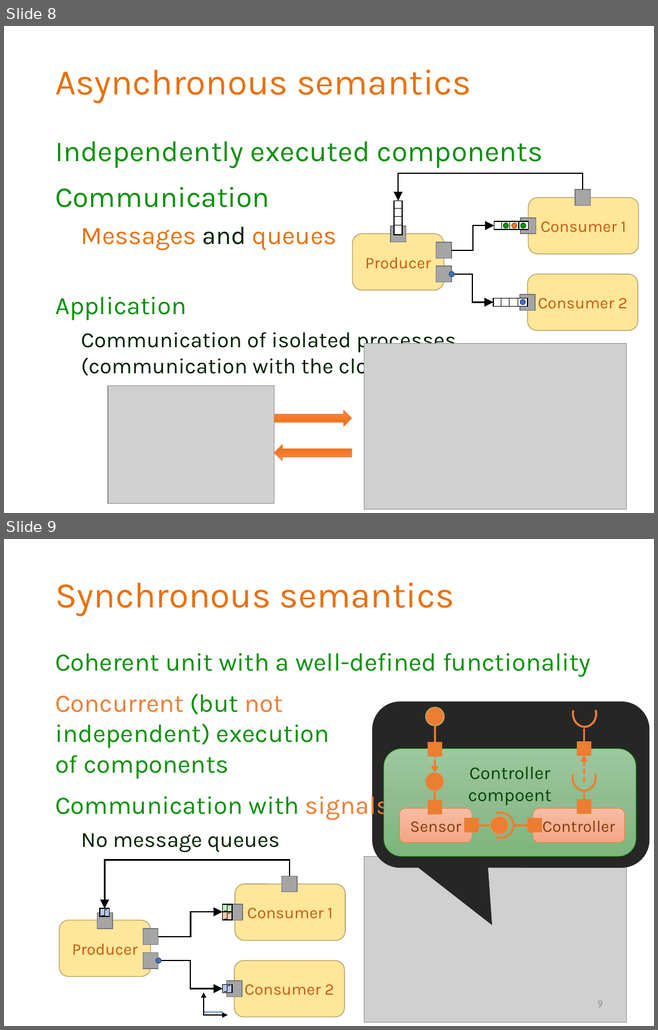
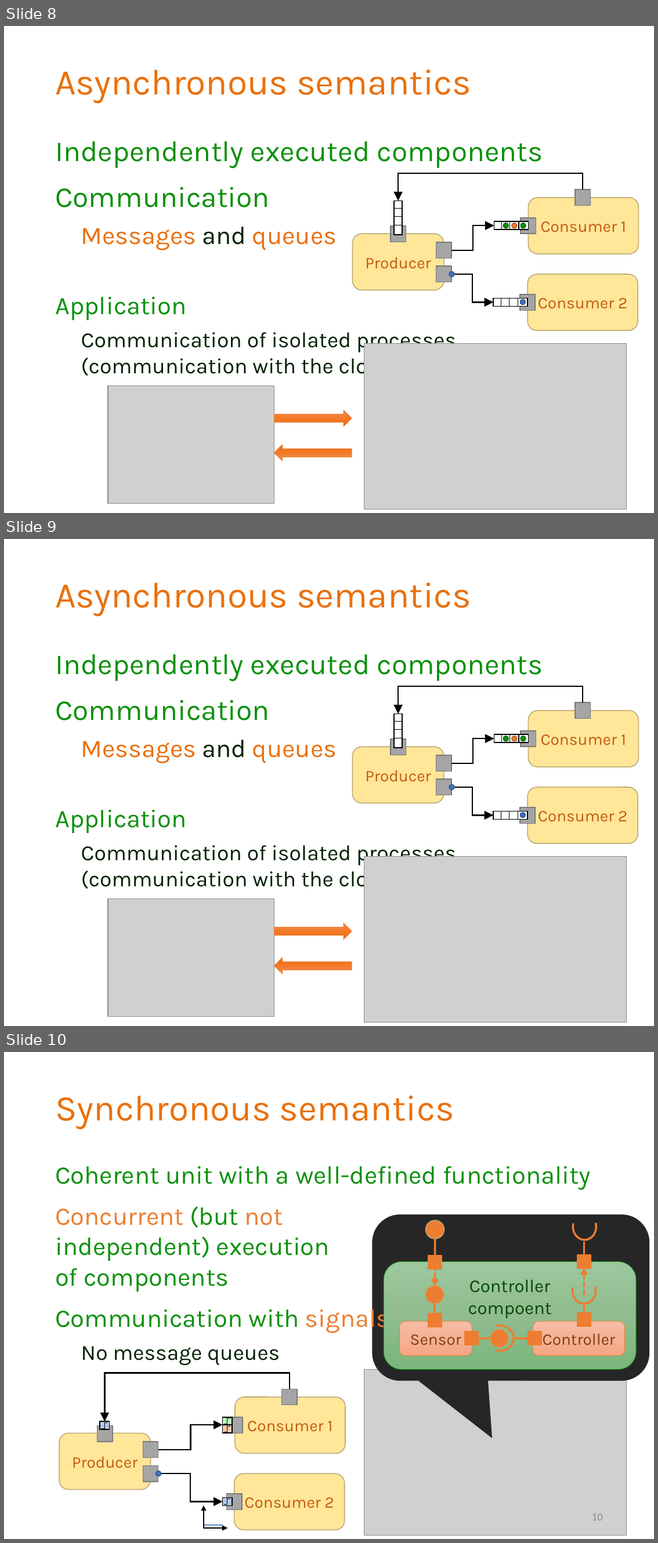
Before and after one commit to grbeni/minisymp2018, a slide deck: presentation/gb_mv_gamma.pptx. Shown one above the other, each under a label of ours: slides 8 and 9 before the commit, slides 8, 9 and 10 after it. The pictures are 658x1030 and 658x1543 pixels, drawn with LibreOffice and Linux fonts; fonts in the diff are those of the drawing; grey boxes stand for pictures; background and template pictures are left out. Boxes give left, top, right and bottom in pixels: in the first picture for what was removed or moved away, otherwise in the second. Text is boxed around its words. In the diff, an @@ line names an element or a change of style, - is before the commit and + after.

```diff
--- a/presentation/gb_mv_gamma.pptx
+++ b/presentation/gb_mv_gamma.pptx
@@ slide 9 added at box(4, 539, 654, 1026), background #FFFFFF @@
@@ title added at box(55, 583, 471, 616), 40 pt, text #EA700D @@
+Asynchronous semantics
@@ text added at box(55, 654, 543, 892), 24 pt, text #022002 @@
+Independently executed components
+Communication
+  Messages and queues
+Application
+  Communication of isolated processes
+  (communication with the cloud)
@@ elbow arrow added from (582, 703) to (398, 714), #000000 1.5 pt @@
@@ rounded rectangle added at box(528, 711, 639, 767), fill #FFE699, outline #BDAA71 1 pt, 18 pt, text #C55A11 @@
+Consumer 1
@@ rectangle added at box(574, 703, 590, 719), fill #A5A5A5, outline #7A7A7A 1 pt @@
@@ rounded rectangle added at box(352, 747, 444, 803), fill #FFE699, outline #BDAA71 1 pt, 18 pt, text #C55A11 @@
+Producer
@@ rectangle added at box(390, 739, 406, 755), fill #A5A5A5, outline #7A7A7A 1 pt @@
@@ group added at box(394, 714, 402, 748): 4 rectangles @@
@@ elbow arrow added from (451, 763) to (494, 739), #000000 1.5 pt @@
@@ group added at box(494, 734, 528, 743): 4 rectangles, 3 ellipses @@
@@ rectangle added at box(520, 730, 536, 747), fill #A5A5A5, outline #7A7A7A 1 pt @@
@@ rectangle added at box(436, 755, 452, 772), fill #A5A5A5, outline #7A7A7A 1 pt @@
@@ rectangle added at box(436, 779, 452, 795), fill #A5A5A5, outline #7A7A7A 1 pt @@
@@ ellipse added at box(449, 784, 454, 790), fill #4472C4, outline #325491 1 pt @@
@@ elbow arrow added from (451, 787) to (493, 815), #000000 1.5 pt @@
@@ rounded rectangle added at box(527, 787, 637, 843), fill #FFE699, outline #BDAA71 1 pt, 18 pt, text #C55A11 @@
+Consumer 2
@@ rectangle added at box(493, 811, 528, 819), fill #FFFFFF, outline #000000 1 pt @@
@@ rectangle added at box(501, 811, 528, 819), fill #FFFFFF, outline #000000 1 pt @@
@@ rectangle added at box(509, 811, 527, 819), fill #FFFFFF, outline #000000 1 pt @@
@@ rectangle added at box(518, 811, 528, 819), fill #FFFFFF, outline #000000 1 pt @@
@@ rectangle added at box(520, 808, 535, 824), fill #A5A5A5, outline #7A7A7A 1 pt @@
@@ ellipse added at box(520, 813, 525, 817), fill #4472C4, outline #325491 1 pt @@
@@ picture added at box(364, 857, 626, 1022) @@
@@ picture added at box(108, 899, 274, 1017) @@
@@ right arrow added at box(274, 923, 351, 939), fill gradient #F18C57 to #F67B28 to #E56C19, outline #ED7D31 0.5 pt @@
@@ right arrow added at box(274, 958, 351, 974), fill gradient #F18C57 to #F67B28 to #E56C19, outline #ED7D31 0.5 pt @@
@@ what was slide 9 is now slide 10 @@
@@ page number at box(592, 1514, 603, 1521): text changed @@
-9
+10
```
Also in this commit, not shown: 4 slides changed, 2 other slides added, 1 slide removed.
